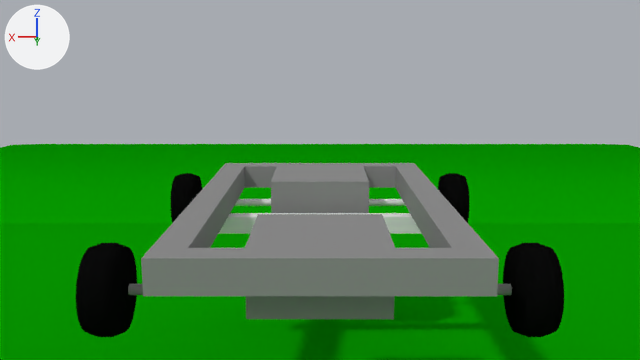
One commit to the Blender file BlenderFiles/Car.blend: the scene before it, then after it.
Rendered twice from the file's camera 'Camera'. The axes (+X, +Y, +Z) are drawn at upper left. The lights are the same throughout.

Objects in the first picture: 'Back Axle', 'Chassis Back', 'Chassis Front', 'Chassis Left', 'Chassis Right', 'Engine', 'Front Axle', 'Front Axle to Drive Train Connector', 'Left Back Wheel', 'Left Front Wheel', 'Plane', 'Right Back Wheel', 'Right Front Wheel', 'Stearing Bar'.
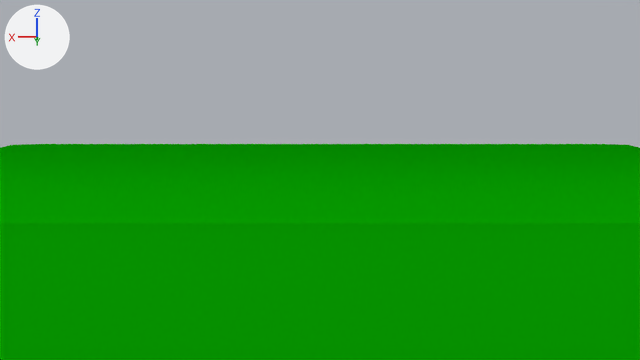
Boxes (x1, y1, x2, y2) around the edits, measured in the pictures (640 x 360 px):
'Chassis Back', deleted: before (141, 248, 499, 296)
'Engine', deleted: before (245, 214, 395, 319)
'Right Back Wheel', deleted (black): before (503, 243, 564, 337)
'Left Back Wheel', deleted (black): before (76, 243, 137, 337)
'Front Axle to Drive Train Connector', deleted: before (271, 166, 369, 213)
'Chassis Right', deleted: before (395, 166, 489, 248)
'Chassis Left', deleted: before (151, 166, 245, 248)
'Chassis Front', deleted: before (223, 163, 417, 188)
'Stearing Bar', deleted: before (218, 213, 422, 234)
'Right Front Wheel', deleted (black): before (438, 173, 469, 223)
'Left Front Wheel', deleted (black): before (171, 173, 202, 223)
'Front Axle', deleted: before (234, 199, 406, 206)
'Back Axle', deleted: before (128, 284, 512, 295)

The change, as a list of edits to the scene's bpy script:
```text
Remove ob_chassis_right:
    ob_chassis_right = bpy.data.objects.new('Chassis Right', me_cube_003)
    ob_chassis_right.location = (-0.61, 0.0, 0.152)
Remove ob_chassis_left:
    ob_chassis_left = bpy.data.objects.new('Chassis Left', me_cube)
    ob_chassis_left.location = (0.61, 0.0, 0.152)
Remove ob_chassis_front:
    ob_chassis_front = bpy.data.objects.new('Chassis Front', me_cube_002)
    ob_chassis_front.location = (0.0, -1.143, 0.152)
Remove ob_front_axle_to_drive_train_connector:
    ob_front_axle_to_drive_train_connector = bpy.data.objects.new('Front Axle to Drive Train Connector', me_cube_005)
    ob_front_axle_to_drive_train_connector.location = (0.0, -0.762, 0.076)
Remove ob_front_axle:
    ob_front_axle = bpy.data.objects.new('Front Axle', me_cylinder_005)
    ob_front_axle.location = (0.0, -0.914, 0.0)
Remove ob_left_front_wheel:
    ob_left_front_wheel = bpy.data.objects.new('Left Front Wheel', me_cylinder)
    ob_left_front_wheel.location = (0.914, -0.914, 0.0)
Remove ob_chassis_back:
    ob_chassis_back = bpy.data.objects.new('Chassis Back', me_cube_001)
    ob_chassis_back.location = (0.0, 1.143, 0.152)
Remove ob_engine:
    ob_engine = bpy.data.objects.new('Engine', me_cube_004)
    ob_engine.location = (0.0, 0.762, 0.076)
Remove ob_back_axle:
    ob_back_axle = bpy.data.objects.new('Back Axle', me_cylinder_004)
    ob_back_axle.location = (0.0, 0.914, 0.0)
Remove ob_right_back_wheel:
    ob_right_back_wheel = bpy.data.objects.new('Right Back Wheel', me_cylinder_003)
    ob_right_back_wheel.location = (-0.914, 0.914, 0.0)
Remove ob_left_back_wheel:
    ob_left_back_wheel = bpy.data.objects.new('Left Back Wheel', me_cylinder_001)
    ob_left_back_wheel.location = (0.914, 0.914, 0.0)
Remove ob_right_front_wheel:
    ob_right_front_wheel = bpy.data.objects.new('Right Front Wheel', me_cylinder_002)
    ob_right_front_wheel.location = (-0.914, -0.914, 0.0)
Remove ob_stearing_bar:
    ob_stearing_bar = bpy.data.objects.new('Stearing Bar', me_cube_007)
    ob_stearing_bar.location = (0.0, -0.305, 0.0)
```
